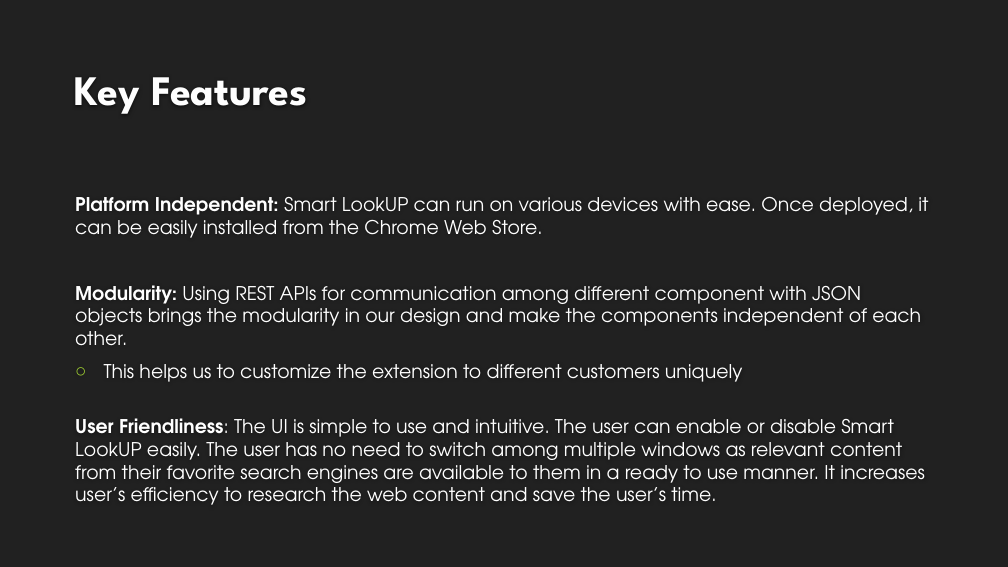
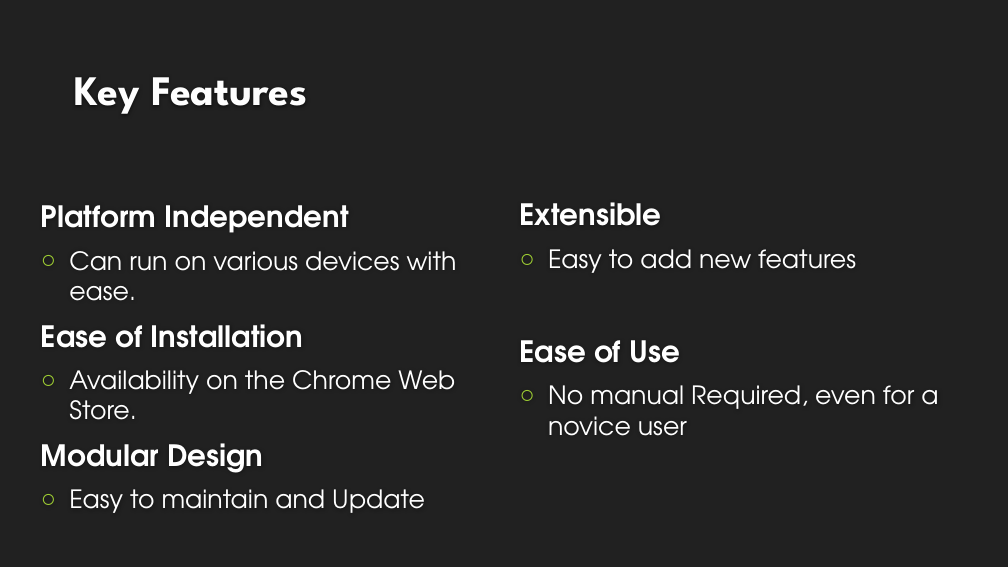
Before and after one commit to Pranshu258/SmartLookup, a slide deck: slide 6 of Documents/Smart LookUP.pptx. Drawn at 1008x567 pixels with LibreOffice and Linux fonts; fonts in the diff are those of the drawing; background and template pictures are left out. Boxes give left, top, right and bottom in pixels: in the first picture for what was removed or moved away, otherwise in the second. Text is boxed around its words. In the diff, an @@ line names an element or a change of style, - is before the commit and + after.

```diff
--- a/Documents/Smart LookUP.pptx
+++ b/Documents/Smart LookUP.pptx
@@ text at (41,205,457,513): text changed; size 18 to 24 pt @@
-Platform Independent: Smart LookUP can run on various devices with ease. Once deployed, it can be easily installed from the Chrome Web Store.
-Modularity: Using REST APIs for communication among different component with JSON objects brings the modularity in our design and make the components independent of each other.
-○ This helps us to customize the extension to different customers uniquely
-User Friendliness: The UI is simple to use and intuitive. The user can enable or disable Smart LookUP easily. The user has no need to switch among multiple windows as relevant content from their favorite search engines are available to them in a ready to use manner. It increases user’s efficiency to research the web content and save the user’s time.
+Platform Independent
+○ Can run on various devices with ease.
+Ease of Installation
+○ Availability on the Chrome Web Store.
+Modular Design
+○ Easy to maintain and Update
@@ text added at (520,202,938,436), 24 pt, text #FFFFFF @@
+Extensible
+○ Easy to add new features
+Ease of Use
+○ No manual Required, even for a
+  novice user
```
Also in this commit, not shown: 7 other slides changed, 1 slide added, 1 slide removed, 1 other file.
